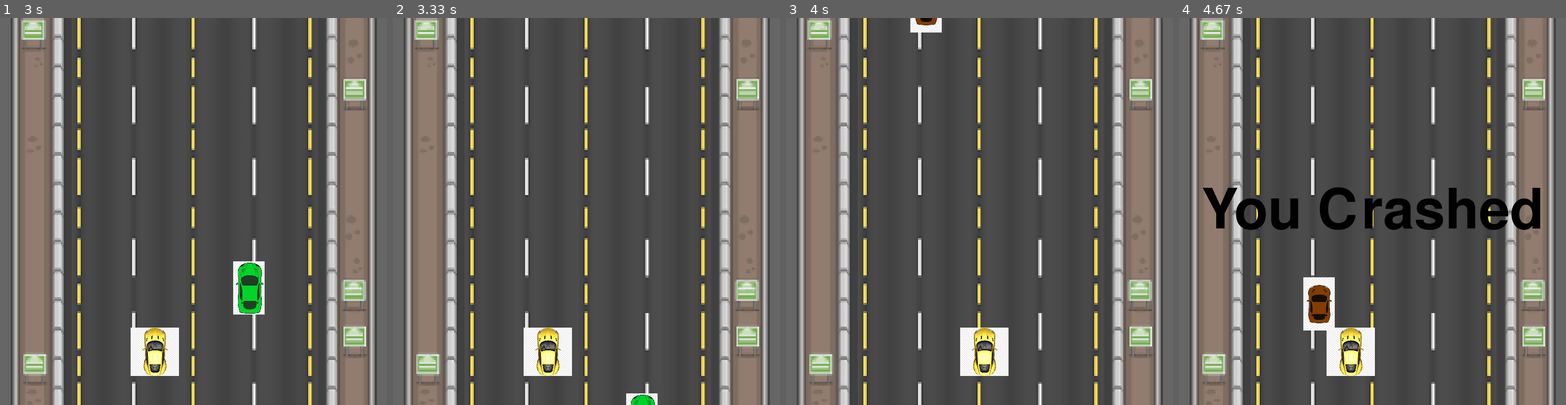
Above: before the commit, frames 1-4 (left to right).
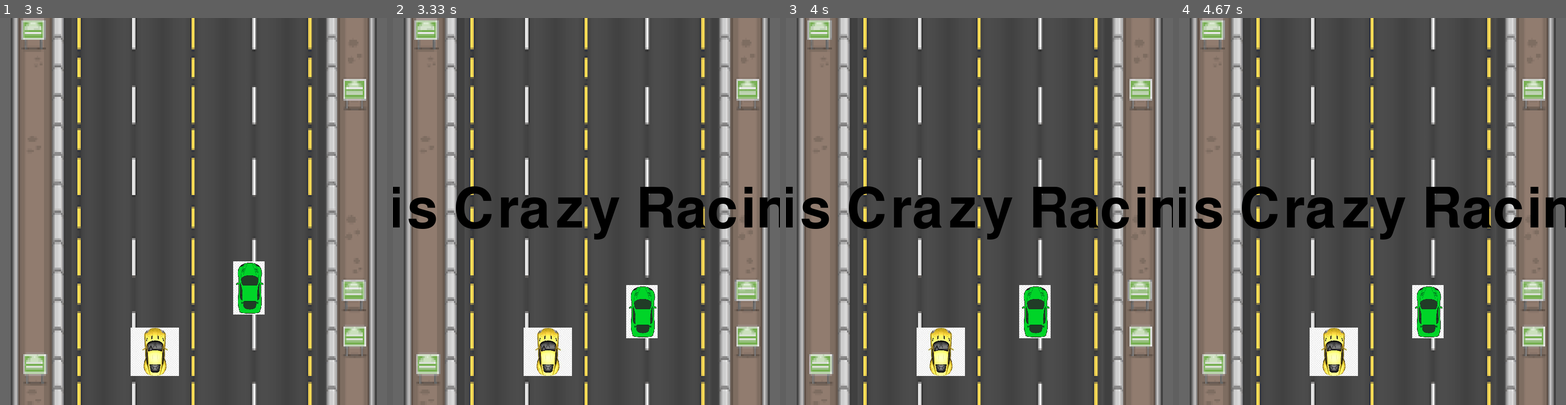
Above: after the commit, the same moments.

Repository: nazarivankevych/pygame_race
Game: pygame game, started from main.py
The game is run twice, just before and just after one commit, with the same random seed, the same clock (stepped at 60 frames per second) and the same inputs.
Inputs:
- Up to frame 1 (3 s): hold Left 0.33-0.87 s; hold Left 0.9-1.3 s; hold Right 1.33-1.97 s; hold Left 2-2.47 s; hold Right 2.5-2.97 s
- Up to frame 2 (3.33 s): tap Space at 3 s
- Up to frame 3 (4 s): hold Right 3.33-3.8 s; tap Space at 3.4, 3.7, 3.9 s; hold Left from 3.83 s (still down); tap Alt at 3.98 s
- Up to frame 4 (4.67 s): tap Space at 4.2 s; release Left at 4.37 s

Frame 1 is identical in both runs. In frame 2, 5.4% of the frame differs, in the area x 0-100%, y 43-100%; in frame 3, 8.1%; in frame 4, 8.7%, in the area x 0-100%, y 43-93%.

Commit message:
Add new image-> finish line and create a condition of displaying this line

Diff:
--- a/race2.py
+++ b/main.py
@@ -1,7 +1,6 @@
 # imports for game
 import pygame
 import random
-from timer_finish import timer
 
 pygame.init()
 # create a key pressed
@@ -23,27 +22,33 @@
 # Name of app
 pygame.display.set_caption('Crazy Racing')
 # FPS of screen
-clock = pygame.time.Clock()
+game_clock = pygame.time.Clock()
 # Sprite for car
 carImg = pygame.image.load('img/car.jpeg')
 carImg = pygame.transform.scale(carImg, (obj_width, obj_height))
+# time for finish
+count_time = 5
+start_ticks = pygame.time.get_ticks()
 
 
 def car(x, y):
     gameDisplay.blit(carImg, (x, y))
 
 
-def obstacle(obs_startx, obs_starty, obs):
-    global obj_pic
+def obstacle(obj_startx, obj_starty, obj):
     # background image set up
     gameDisplay.blit(background, (0, 0))
-    if obs == 0:
-        obj_pic = pygame.image.load('img/car2.png')
-        obj_pic = pygame.transform.scale(obj_pic, (obj_width-35, obj_height+10))
-    elif obs == 1:
-        obj_pic = pygame.image.load('img/car3.png')
-        obj_pic = pygame.transform.scale(obj_pic, (obj_width-35, obj_height+10))
-    gameDisplay.blit(obj_pic, (obs_startx, obs_starty))
+    # create values for generated objects
+    try:
+        if obj == 0:
+            obs_pic = pygame.image.load('img/car2.png')
+            obs_pic = pygame.transform.scale(obs_pic, (obj_width-35, obj_height+10))
+        elif obj == 1:
+            obs_pic = pygame.image.load('img/car3.png')
+            obs_pic = pygame.transform.scale(obs_pic, (obj_width-35, obj_height+10))
+        gameDisplay.blit(obs_pic, (obj_startx, obj_starty))
+    except UnboundLocalError:
+        pass
 
 
 def text_objects(text, font):
@@ -52,7 +57,7 @@
 
 
 def message_display(text):
-    largetext = pygame.font.Font('freesansbold.ttf',115)
+    largetext = pygame.font.Font('freesansbold.ttf', 115)
     textsurf, textrect = text_objects(text, largetext)
     textrect.center = ((display_width/2), (display_height/2))
     gameDisplay.blit(textsurf, textrect)
@@ -69,7 +74,16 @@
                 quit()
 
 
+def finish():
+    message_display('You win this Crazy Racing GAME ;)')
+    while True:
+        for event in pygame.event.get():
+            if event.type == pygame.QUIT:
+                pygame.quit()
+                quit()
+
 def gameloop():
+
     x = (display_width * 0.45)
     y = (display_height * 0.8)
 
@@ -78,9 +92,9 @@
     obj_startx = random.randrange(200, (display_width-200))
     obj_starty = -750
     obj_speed = 7
-    obj_width = 80
-    obj_height = 80
-    obj = random.randrange(0, 2)
+    object_width = 80
+    object_height = 80
+    obj = random.randrange(0, 3)
 
     gameExit = False
 
@@ -104,25 +118,41 @@
                 if event.key == pygame.K_LEFT or event.key == pygame.K_RIGHT:
                     x_change = 0
 
+            if event.type == pygame.QUIT:
+                pygame.quit()
+                quit()
+
         x += x_change
         gameDisplay.fill(white)
 
         obstacle(obj_startx, obj_starty, obj)
         obj_starty += obj_speed
         car(x, y)
-        if x > display_width - obj_width or x < 0:
+
+        if x > display_width - object_width or x < 0:
             crash()
+
         if obj_starty > display_height:
-            obj_starty = 0 - obj_height
+            obj_starty = 0 - object_height
             obj_startx = random.randrange(150, (display_width - 150))
             obj = random.randrange(0, 2)
 
-        if y < obj_starty + obj_height:
-            if obj_startx < x < obj_startx + obj_width or obj_startx < x + obj_width < obj_startx + obj_width:
+        if y < obj_starty + object_height:
+            if obj_startx < x < obj_startx + object_width or obj_startx < x + object_width < obj_startx + object_width:
                 crash()
+            else:
+                finish()
+
+        seconds = (pygame.time.get_ticks() - start_ticks) / 1000
+        if seconds > 5:
+            obj_pic = pygame.image.load('img/finish_line.png')
+            obj_pic = pygame.transform.scale(obj_pic, (550, 80))
+            finish_line = obj_starty - 300
+            gameDisplay.blit(obj_pic, (128, finish_line))
+            print(seconds)
 
         pygame.display.update()
-        clock.tick(60)
+        game_clock.tick(60)
 
 
 gameloop()
--- a/timer_finish.py
+++ /dev/null
@@ -1,33 +0,0 @@
-import pygame
-
-pygame.init()
-screen = pygame.display.set_mode((128, 128))
-clock = pygame.time.Clock()
-# Variables for timer
-TIME = 5
-TEXT = "You finish the game"
-# make a font and connect set_timer
-counter, text = TIME, str(TIME).rjust(3)
-pygame.time.set_timer(pygame.USEREVENT, 1000)
-font = pygame.font.SysFont('Consolas', 30, bold=True)
-
-
-# main function
-def timer():
-    global counter, text
-    run = True
-    while run:
-        for e in pygame.event.get():
-            if e.type == pygame.USEREVENT:
-                counter -= 1
-                text = str(counter).rjust(3) if counter > 0 else TEXT
-            if e.type == pygame.QUIT:
-                run = False
-
-        screen.fill((255, 255, 255))
-        screen.blit(font.render(text, True, (0, 0, 0)), (32, 48))
-        pygame.display.flip()
-        clock.tick(60)
-
-
-# timer()
Binary file added: img/finish_line.png
